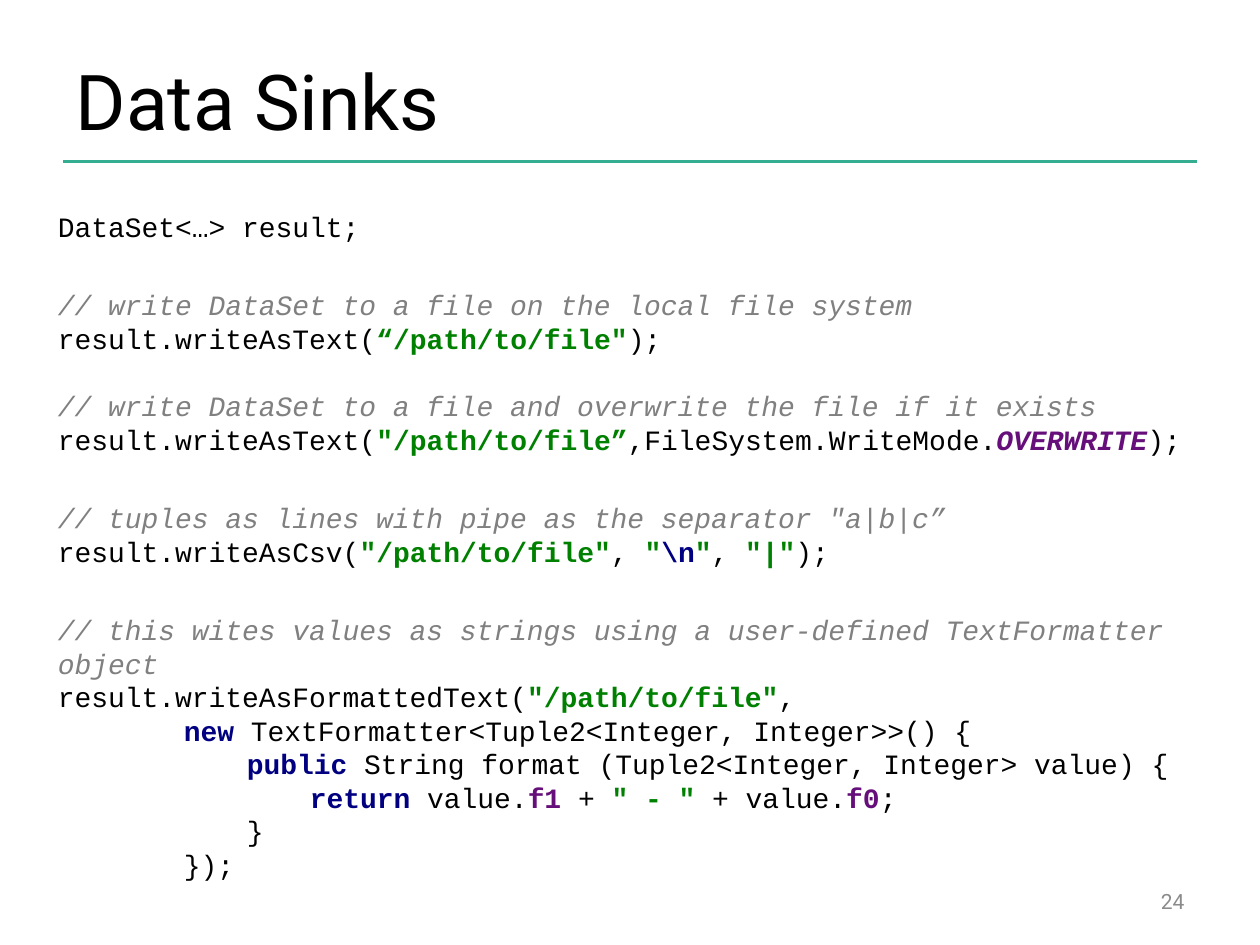
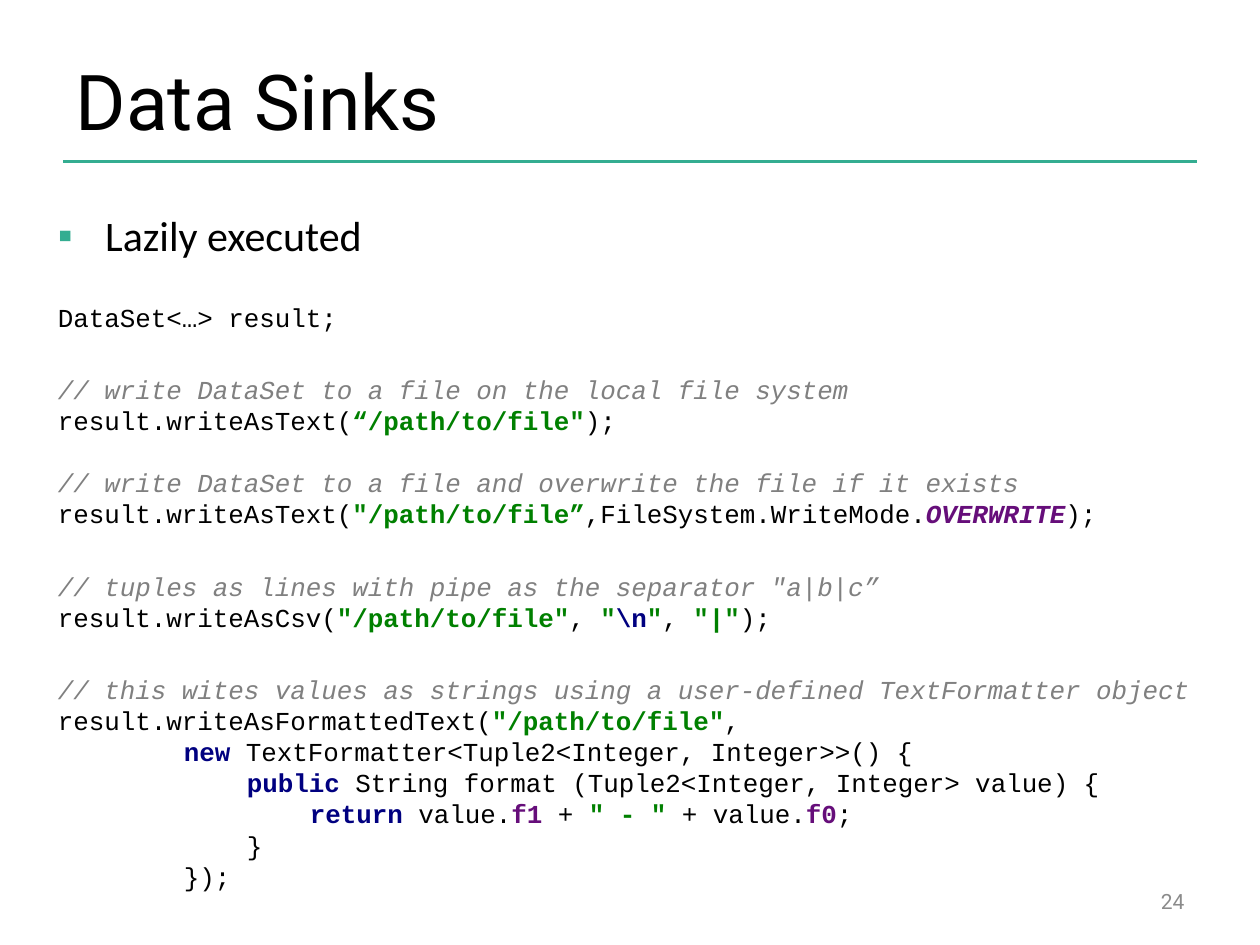
Before and after one commit to dataArtisans/flink-training-web, a slide deck: slide 24 of slides/flink_batch_basics.pptx. Drawn at 1260x945 pixels with LibreOffice and Linux fonts; fonts in the diff are those of the drawing; background and template pictures are left out. Boxes give left, top, right and bottom in pixels: in the first picture for what was removed or moved away, otherwise in the second. Text is boxed around its words. In the diff, an @@ line names an element or a change of style, - is before the commit and + after.

```diff
--- a/slides/flink_batch_basics.pptx
+++ b/slides/flink_batch_basics.pptx
@@ text at <box>105,221,362,258</box>: paragraph added @@
+▪ Lazily executed
@@ text at <box>58,308,1189,828</box>: size 16 to 14.8 pt @@
```
Also in this commit, not shown: 1 other slide changed, 1 slide added.
